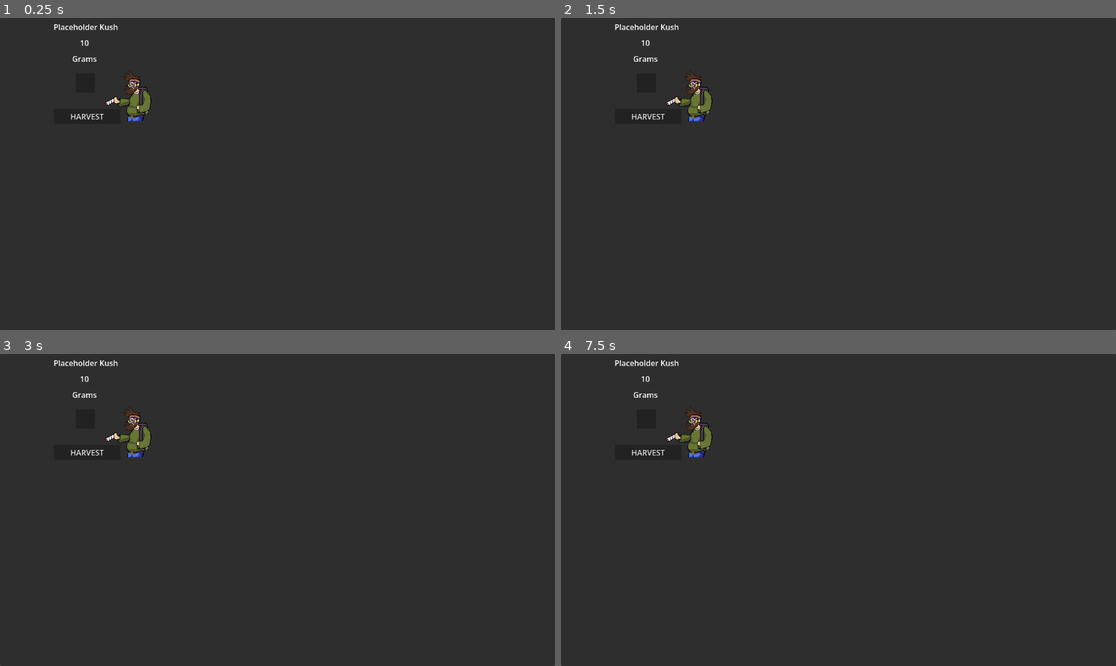
Above: before the commit, frames 1-4 (two rows, left to right).
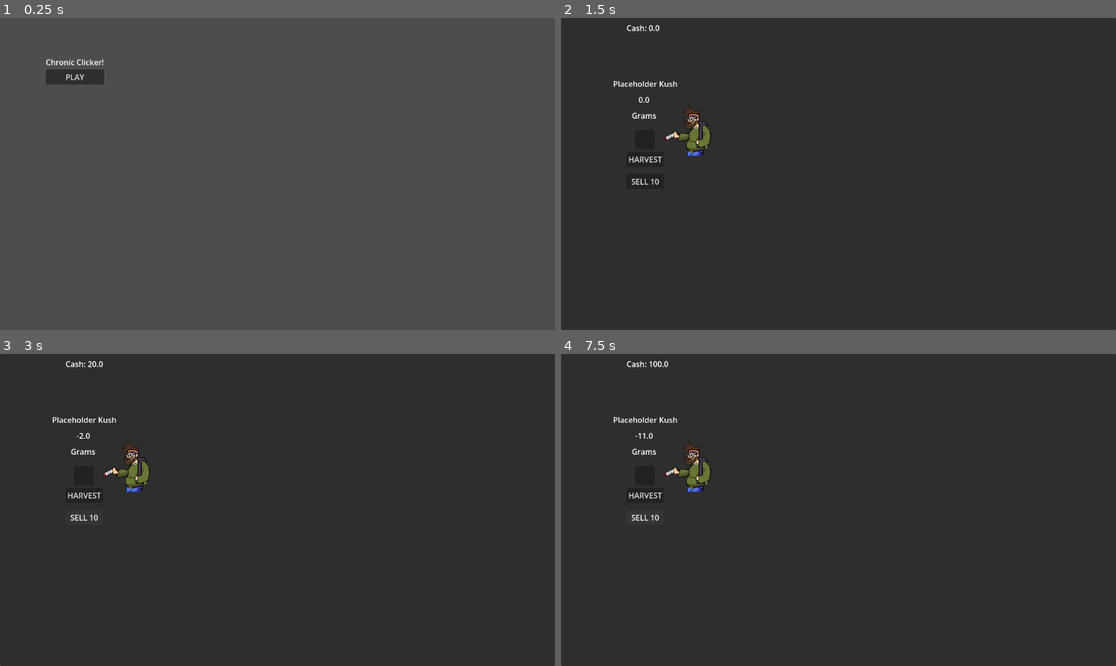
Above: after the commit, the same moments.

Repository: RaoulTheF00l/ChronicClicker
Game: Godot game, scene res://Scenes/title.tscn
Two runs of this game, one before a commit and one after it. Both use one fixed random seed, a clock stepped at 60 frames per second and the inputs below.
Inputs (mouse positions are in pixels of both pictures, inside the frame that each line leads up to):
- Up to frame 1 (0.25 s): no input
- Up to frame 2 (1.5 s): click (649, 117) at 0.5 s, where only the run before the commit has a clickable "HARVEST"; click (633, 77) at 1.25 s, where only the run after the commit has a clickable "PLAY"
- Up to frame 3 (3 s): click "HARVEST" at 2 s; click (83, 516) at 2.75 s, where only the run after the commit has a clickable "SELL 10"
- Up to frame 4 (7.5 s): click "HARVEST" at 3.5 s; click (644, 516) at 4.25 s, where only the run after the commit has a clickable "SELL 10"; click "HARVEST" at 5 s; click (644, 516) at 5.75 s, where only the run after the commit has a clickable "SELL 10"; tap Enter at 6.5 s; tap Space at 7.25 s

The runs differ from the first frame. In frame 1, 99% of the frame differs, in the area x 0-100%, y 0-100%; in frame 2, 1.5%; in frame 3, 1.5%; in frame 4, 1.5%.

Commit message:
Basic Harvest + Sell functionality. Known bugs

Diff:
--- a/Scenes/main.tscn
+++ b/Scenes/main.tscn
@@ -1,6 +1,7 @@
 [gd_scene format=3 uid="uid://becirpees08vt"]
 
-[ext_resource type="Texture2D" uid="uid://bwkxkde1sdhgw" path="res://man.png" id="1_jjgbg"]
+[ext_resource type="Script" uid="uid://ckufiyy10xxl1" path="res://Scripts/main.gd" id="1_bo1nx"]
+[ext_resource type="Texture2D" uid="uid://bwkxkde1sdhgw" path="res://Assets/man.png" id="1_jjgbg"]
 
 [node name="Main" type="Control" unique_id=1046776010]
 layout_mode = 3
@@ -9,6 +10,7 @@
 anchor_bottom = 1.0
 grow_horizontal = 2
 grow_vertical = 2
+script = ExtResource("1_bo1nx")
 
 [node name="Panel" type="Panel" parent="." unique_id=240101541]
 layout_mode = 1
@@ -20,10 +22,10 @@
 
 [node name="StaticImg" type="BoxContainer" parent="." unique_id=2118950851]
 layout_mode = 0
-offset_left = 214.0
-offset_top = 87.0
-offset_right = 342.0
-offset_bottom = 215.0
+offset_left = 211.0
+offset_top = 159.0
+offset_right = 339.0
+offset_bottom = 287.0
 
 [node name="DudeTextureRect" type="TextureRect" parent="StaticImg" unique_id=753728243]
 layout_mode = 2
@@ -31,10 +33,10 @@
 
 [node name="Layout" type="VBoxContainer" parent="." unique_id=258240324]
 layout_mode = 0
-offset_left = 107.0
-offset_top = 7.0
-offset_right = 245.0
-offset_bottom = 124.0
+offset_left = 104.0
+offset_top = 125.0
+offset_right = 242.0
+offset_bottom = 242.0
 theme_override_constants/separation = 10
 
 [node name="TitleLabel" type="Label" parent="Layout" unique_id=1192291742]
@@ -43,7 +45,7 @@
 
 [node name="WeightLabel" type="Label" parent="Layout" unique_id=905956635]
 layout_mode = 2
-text = "10"
+text = "0.0"
 horizontal_alignment = 1
 
 [node name="WeightUnitLabel" type="Label" parent="Layout" unique_id=59864206]
@@ -51,17 +53,36 @@
 text = "Grams"
 horizontal_alignment = 1
 
-[node name="HarvestButton" type="Button" parent="." unique_id=559532319]
+[node name="NugPanel" type="Panel" parent="." unique_id=1384345404]
 layout_mode = 0
-offset_left = 112.0
-offset_top = 189.0
-offset_right = 250.0
-offset_bottom = 220.0
+offset_left = 154.0
+offset_top = 233.0
+offset_right = 194.0
+offset_bottom = 273.0
+
+[node name="ButtonsLayout" type="VBoxContainer" parent="." unique_id=1376284218]
+layout_mode = 0
+offset_left = 136.0
+offset_top = 278.0
+offset_right = 214.0
+offset_bottom = 355.0
+theme_override_constants/separation = 15
+
+[node name="HarvestButton" type="Button" parent="ButtonsLayout" unique_id=559532319]
+layout_mode = 2
 text = "HARVEST"
 
-[node name="NugPanel" type="Panel" parent="." unique_id=1384345404]
+[node name="SellButton" type="Button" parent="ButtonsLayout" unique_id=560578044]
+layout_mode = 2
+text = "SELL 10"
+
+[node name="CurrencyLayout" type="BoxContainer" parent="." unique_id=1260676179]
 layout_mode = 0
-offset_left = 157.0
-offset_top = 115.0
-offset_right = 197.0
-offset_bottom = 155.0
+offset_left = 136.0
+offset_top = 1.0
+offset_right = 201.0
+offset_bottom = 41.0
+
+[node name="MoneyLabel" type="Label" parent="CurrencyLayout" unique_id=761253813]
+layout_mode = 2
+text = "Cash: $0"
--- a/Scenes/title.tscn
+++ b/Scenes/title.tscn
@@ -7,7 +7,7 @@
 
 
 func _ready() -> void:
-	_on_button_pressed()
+	play_button.pressed.connect(_on_button_pressed)
 
 
 
--- /dev/null
+++ b/Scripts/main.gd
@@ -0,0 +1,49 @@
+extends Control
+
+var product: float = 0.0
+var harvest_amount: float = 0.5
+var money: float = 0.00
+var dub_value: float = 20.00
+var sell_amount: float = 2.5
+
+
+
+@onready var harvest_button: Button = $ButtonsLayout/HarvestButton
+@onready var weight_unit_label: Label = $Layout/WeightUnitLabel
+@onready var weight_label: Label = $Layout/WeightLabel
+@onready var money_label: Label = $CurrencyLayout/MoneyLabel
+@onready var sell_button: Button = $ButtonsLayout/SellButton
+
+
+
+# Called when the node enters the scene tree for the first time.
+func _ready() -> void:
+	harvest_button.pressed.connect(_on_harvest_button_pressed)
+	sell_button.pressed.connect(_on_sell_button_pressed)
+	_update_display()
+
+
+
+func _harvest() -> void:
+	product += harvest_amount
+	_update_display()
+
+
+func _update_display() -> void:
+	weight_label.text = str(product)
+	money_label.text = str("Cash: ", money)
+
+
+
+func _on_harvest_button_pressed() -> void:
+	_harvest()
+
+
+func _sell() -> void:
+	money += dub_value
+	product -= sell_amount
+	_update_display()
+
+
+func _on_sell_button_pressed() -> void:
+	_sell()
Renamed: man.png -> Assets/man.png
Not shown, changed: Assets/man.png.import
Not shown, added: Scripts/main.gd.uid
